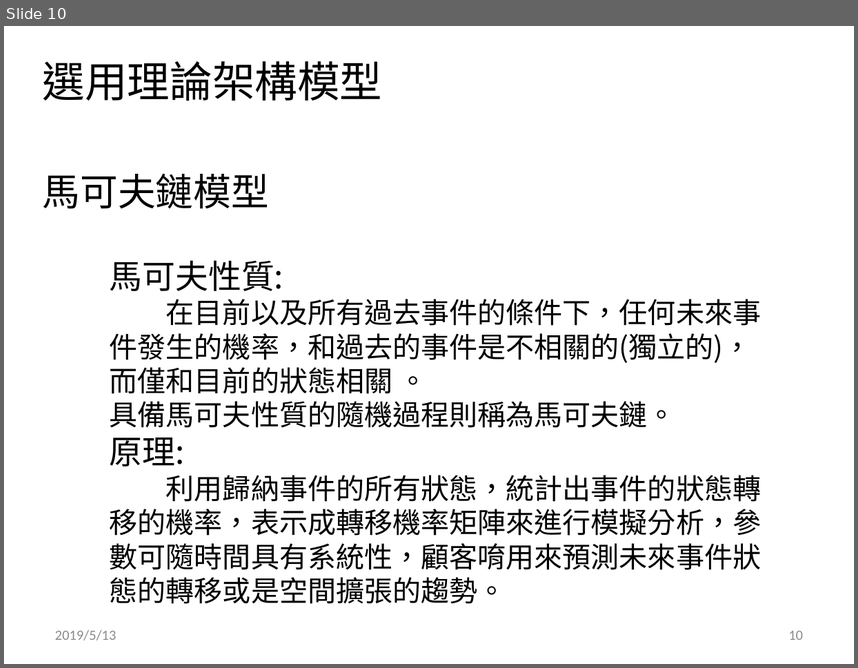
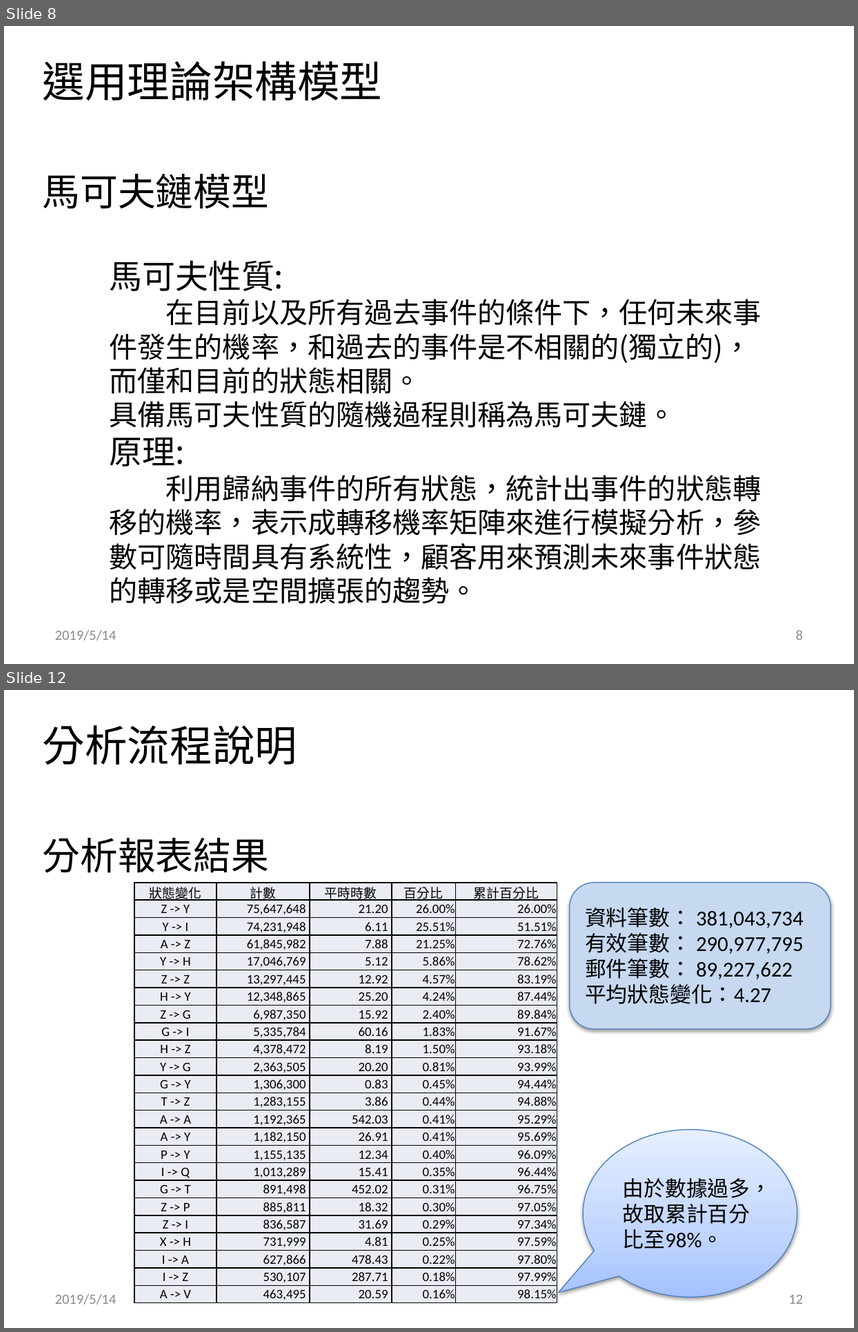
Before and after one commit to ray0814/POST_BigData, a slide deck: 141474_bigdata最後希望_分析方案說明書.pptx. Shown one above the other, each under a label of ours: slide 10 before the commit, slides 8 and 12 after it; the slides between them are not shown. The pictures are 858x668 and 858x1332 pixels, drawn with LibreOffice and Linux fonts; fonts in the diff are those of the drawing; background and template pictures are left out. Boxes give left, top, right and bottom in pixels: in the first picture for what was removed or moved away, otherwise in the second. Text is boxed around its words. In the diff, an @@ line names an element or a change of style, - is before the commit and + after.

```diff
--- a/141474_bigdata最後希望_分析方案說明書.pptx
+++ b/141474_bigdata最後希望_分析方案說明書.pptx
@@ slide 12 added at (x1=4, y1=690, x2=854, y2=1328), background #FFFFFF @@
@@ text added at (x1=43, y1=725, x2=298, y2=765), 36 pt, text #000000 @@
+分析流程說明
@@ text added at (x1=43, y1=838, x2=270, y2=873), 32 pt, text #000000 @@
+分析報表結果
@@ table added at (x1=135, y1=882, x2=558, y2=1303), 24 rows, 5 columns @@
+狀態變化 | 計數 | 平時時數 | 百分比 | 累計百分比
+Z -> Y | 75,647,648 | 21.20 | 26.00% | 26.00%
+Y -> I | 74,231,948 | 6.11 | 25.51% | 51.51%
+A -> Z | 61,845,982 | 7.88 | 21.25% | 72.76%
+Y -> H | 17,046,769 | 5.12 | 5.86% | 78.62%
+Z -> Z | 13,297,445 | 12.92 | 4.57% | 83.19%
+H -> Y | 12,348,865 | 25.20 | 4.24% | 87.44%
+Z -> G | 6,987,350 | 15.92 | 2.40% | 89.84%
+G -> I | 5,335,784 | 60.16 | 1.83% | 91.67%
+H -> Z | 4,378,472 | 8.19 | 1.50% | 93.18%
+Y -> G | 2,363,505 | 20.20 | 0.81% | 93.99%
+G -> Y | 1,306,300 | 0.83 | 0.45% | 94.44%
+T -> Z | 1,283,155 | 3.86 | 0.44% | 94.88%
+A -> A | 1,192,365 | 542.03 | 0.41% | 95.29%
+A -> Y | 1,182,150 | 26.91 | 0.41% | 95.69%
+P -> Y | 1,155,135 | 12.34 | 0.40% | 96.09%
+I -> Q | 1,013,289 | 15.41 | 0.35% | 96.44%
+G -> T | 891,498 | 452.02 | 0.31% | 96.75%
+Z -> P | 885,811 | 18.32 | 0.30% | 97.05%
+Z -> I | 836,587 | 31.69 | 0.29% | 97.34%
+X -> H | 731,999 | 4.81 | 0.25% | 97.59%
+I -> A | 627,866 | 478.43 | 0.22% | 97.80%
+I -> Z | 530,107 | 287.71 | 0.18% | 97.99%
+A -> V | 463,495 | 20.59 | 0.16% | 98.15%
@@ rounded rectangle added at (x1=569, y1=882, x2=831, y2=1028), fill #C6D9F1, outline #4B7EBC 0.75 pt, 18 pt, text #000000 @@
+資料筆數： 381,043,734
+有效筆數： 290,977,795
+郵件筆數： 89,227,622
+平均狀態變化：4.27
@@ speech bubble added at (x1=583, y1=1130, x2=797, y2=1297), fill gradient #A4C4FF to #BFD4FF to #E6EEFF, outline #4B7EBC 0.75 pt, 18 pt, text #000000 @@
+由於數據過多，故取累計百分比至98%。
@@ text added at (x1=55, y1=1294, x2=116, y2=1304), 12 pt, text #8C8C8C @@
+2019/5/14
@@ page number added at (x1=789, y1=1294, x2=803, y2=1303), 12 pt, text #8C8C8C @@
+12
@@ what was slide 10 is now slide 8 @@
@@ slide 8 changed as well @@
@@ text at (x1=110, y1=299, x2=761, y2=394): spaces changed @@
-在目前以及所有過去事件的條件下，任何未來事件發生的機率，和過去的事件是不相關的(獨立的)，而僅和目前的狀態相關 。
+在目前以及所有過去事件的條件下，任何未來事件發生的機率，和過去的事件是不相關的(獨立的)，而僅和目前的狀態相關。
@@ text at (x1=110, y1=474, x2=762, y2=604): text changed @@
-利用歸納事件的所有狀態，統計出事件的狀態轉移的機率，表示成轉移機率矩陣來進行模擬分析，參數可隨時間具有系統性，顧客唷用來預測未來事件狀態的轉移或是空間擴張的趨勢。
+利用歸納事件的所有狀態，統計出事件的狀態轉移的機率，表示成轉移機率矩陣來進行模擬分析，參數可隨時間具有系統性，顧客用來預測未來事件狀態的轉移或是空間擴張的趨勢。
@@ text at (x1=55, y1=630, x2=116, y2=640): text changed @@
-2019/5/13
+2019/5/14
@@ page number at (x1=796, y1=630, x2=803, y2=639): text changed @@
-10
+8
```
Also in this commit, not shown: 9 other slides changed, 7 other slides added, 4 slides removed, 2 other files.
